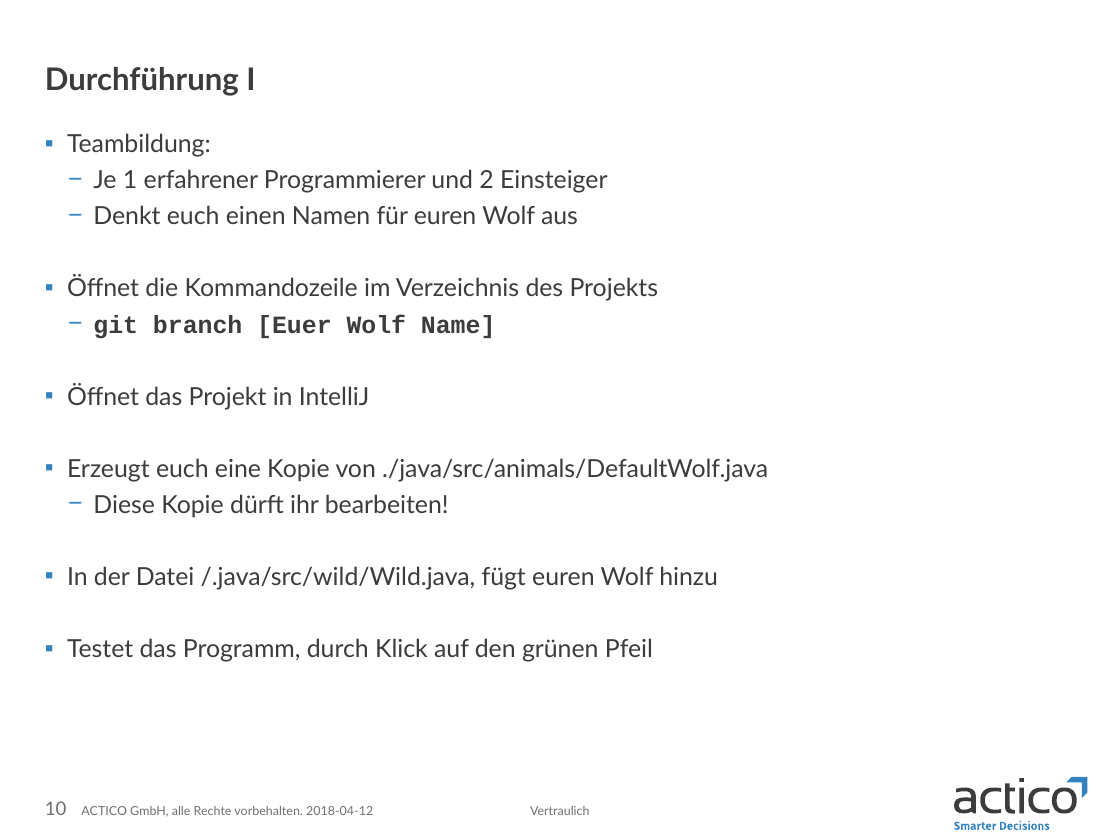
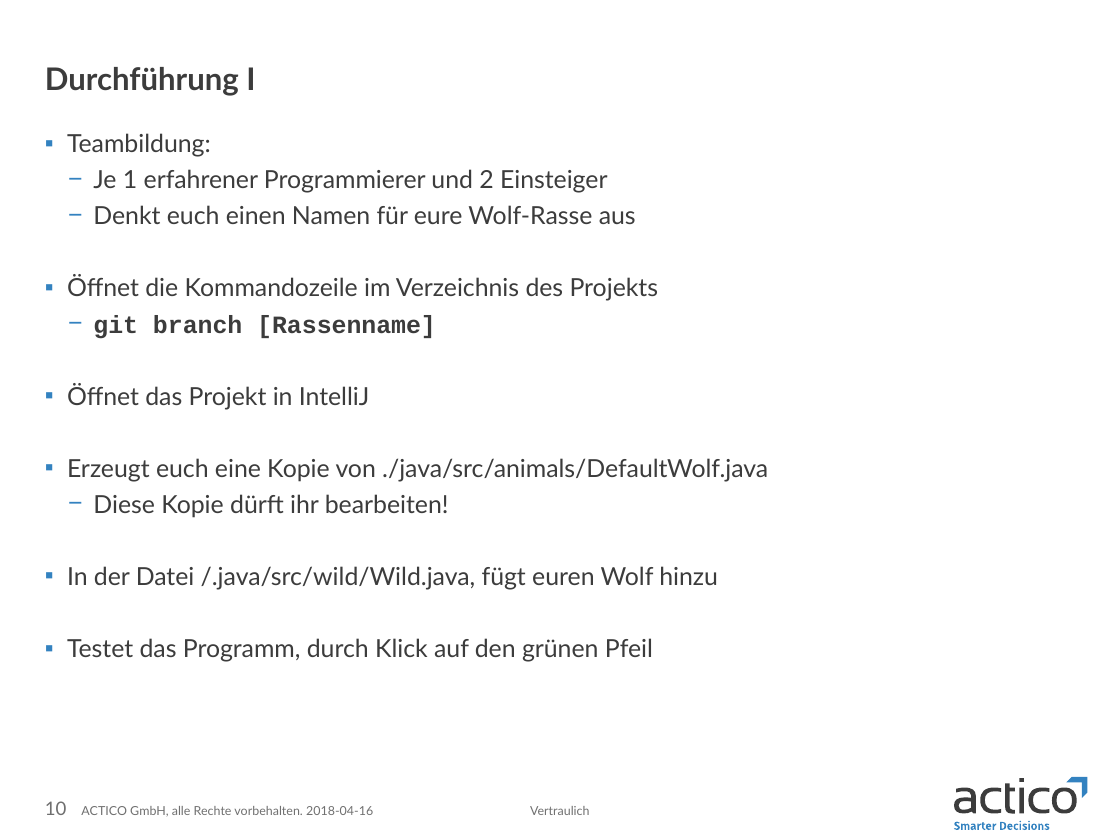
Before and after one commit to ni851ste/actico-code-challenge-wolf, a slide deck: slide 10 of media/powerpoint.pptx. Drawn at 1120x840 pixels with LibreOffice and Linux fonts; fonts in the diff are those of the drawing. Boxes give left, top, right and bottom in pixels: in the first picture for what was removed or moved away, otherwise in the second. Text is boxed around its words. In the diff, an @@ line names an element or a change of style, - is before the commit and + after.

```diff
--- a/media/powerpoint.pptx
+++ b/media/powerpoint.pptx
@@ text at bbox=[93, 205, 636, 224]: text changed @@
-  − Denkt euch einen Namen für euren Wolf aus
+  − Denkt euch einen Namen für eure Wolf-Rasse aus
@@ text at bbox=[93, 315, 436, 339]: text changed @@
-  − git branch [Euer Wolf Name]
+  − git branch [Rassenname]
@@ text at bbox=[81, 806, 373, 816]: text changed @@
-ACTICO GmbH, alle Rechte vorbehalten. 2018-04-12
+ACTICO GmbH, alle Rechte vorbehalten. 2018-04-16
```
Also in this commit, not shown: 11 other slides changed.
